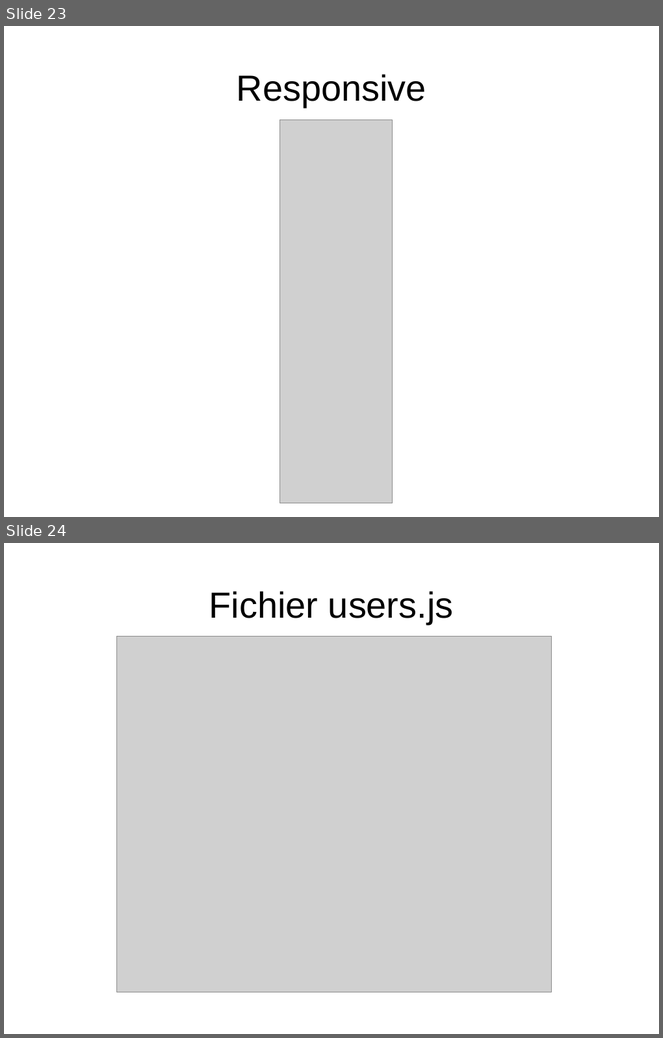
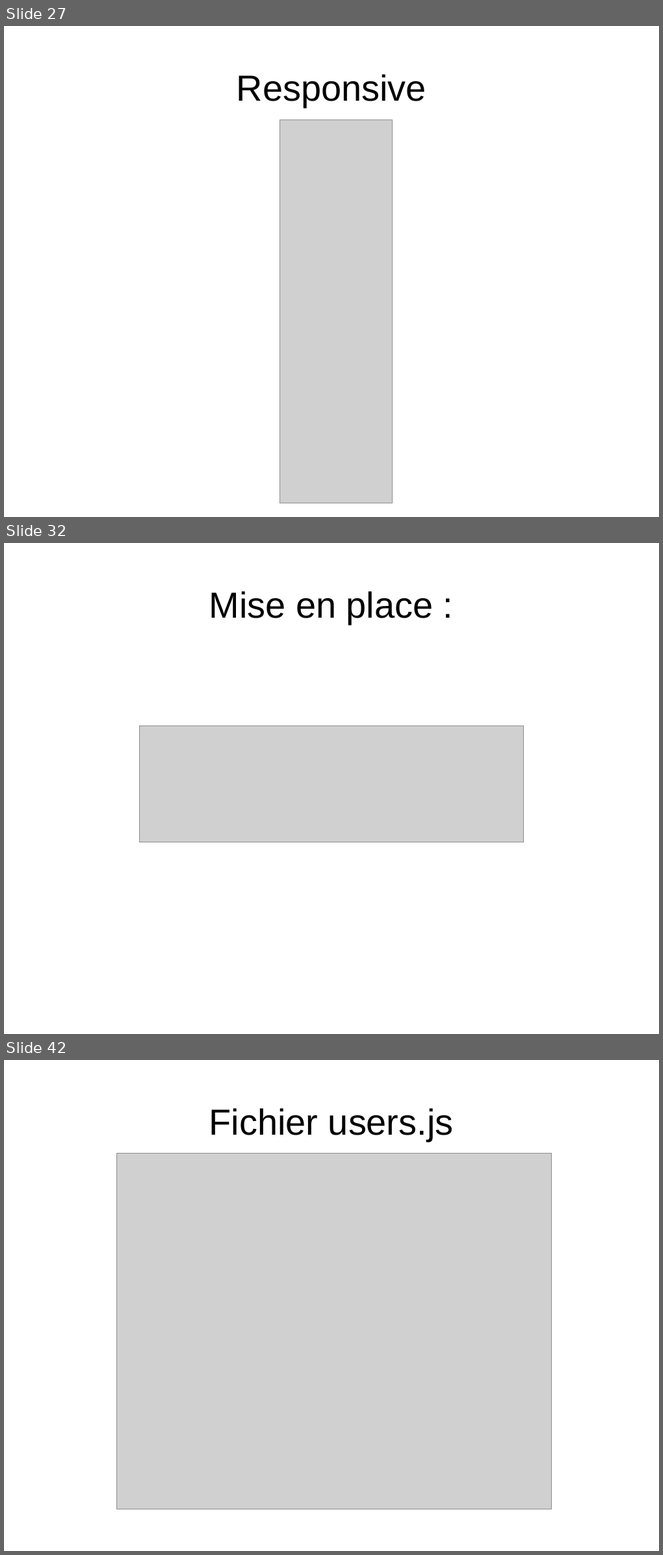
Before and after one commit to YohannBethoule/AnnuaireCollaboratif, a slide deck: doc/diapo_finale.odp. Shown one above the other, each under a label of ours: slides 23 and 24 before the commit, slides 27, 32 and 42 after it; the slides between them are not shown. The pictures are 663x1038 and 663x1555 pixels, drawn with LibreOffice and Linux fonts; fonts in the diff are those of the drawing; grey boxes stand for pictures. Boxes give left, top, right and bottom in pixels: in the first picture for what was removed or moved away, otherwise in the second. Text is boxed around its words. In the diff, an @@ line names an element or a change of style, - is before the commit and + after.

```diff
--- a/doc/diapo_finale.odp
+++ b/doc/diapo_finale.odp
@@ slide 32 added at (x1=4, y1=543, x2=659, y2=1034), background #FFFFFF @@
@@ title added at (x1=209, y1=591, x2=434, y2=624), 44 pt, text #000000 @@
+Mise en place :
@@ picture added at (x1=140, y1=726, x2=523, y2=843) @@
@@ what was slide 23 is now slide 27 @@
@@ what was slide 24 is now slide 42 @@
```
Also in this commit, not shown: 17 other slides added.
